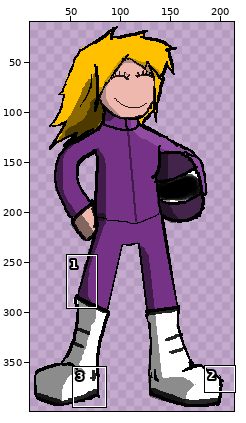
Sprite sheet -- Assets/Artwork/GraceV3.png. Above, an overview of the earlier version with the close-up marked.
Close-up. As it was:
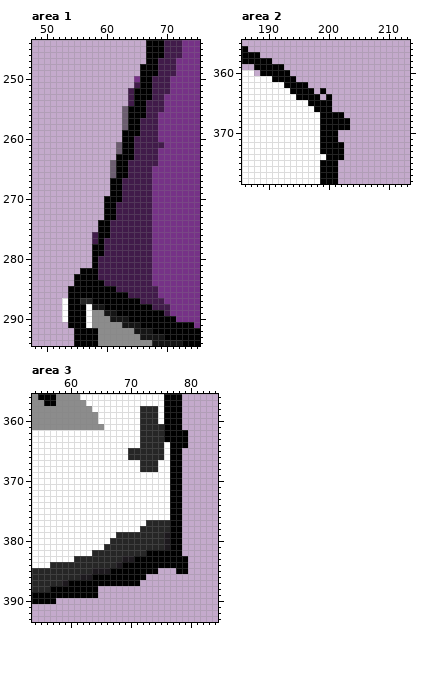
The file is 800x600 pixels. Colours within 5 levels of each other are drawn and written as one. Shown: area 1: x 48..75, y 244..294; area 2: x 186..213, y 355..378; area 3: x 54..84, y 356..393. The old version is drawn lined up with the new one, on the new canvas. The wide view leaves out empty margins. The commit also changed other parts of the picture, which this record leaves out.
The result:
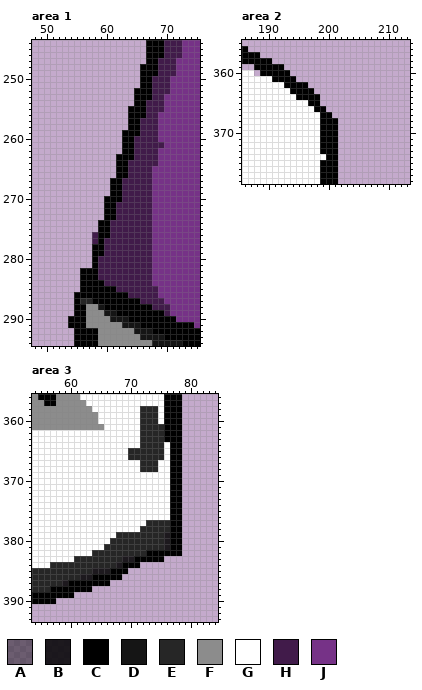
Palette (. is transparent): A #00000073  B #000000d9  C #000000  D #151515  E #262626  F #8c8c8c  G #ffffff  H #411b4a  J #763287
Changes in this commit:
canvas 800x600 -> 217x401, the old top-left corner now at -501,-199 (the part of the old canvas that was cut away was empty and is not shown)
Area 1:
The author changed colour D to colour F in row 288 at x 58.
The author changed colour G to colour F in rows 288 to 291 at x 57.
Colour A is gone in rows 255 to 258 at x 63; in rows 261 to 262 at x 62; in rows 264 to 266 at x 61.
Colour C is gone in rows 283 to 284 at x 55; in row 285 at x 54 to 55; in rows 286 to 289 at x 54.
Colour G is gone in rows 287 to 290 at x 53.
Colour H is gone in row 251 at x 65; in rows 252 to 254 at x 64.
Colour J is gone in row 250 at x 65.
Area 2:
Colour C is gone in row 363 at x 199; in row 364 at x 200; in row 365 at x 199 to 200; in row 366 at x 200; in row 367 at x 201 to 202; in rows 368 to 369 at x 202 to 203.
Colour C is gone in rows 372 to 374 at x 202.
Area 3:
Colour C is gone in rows 362 to 364 at x 79; in row 383 at x 76 to 79; in row 384 at x 72 to 79; in row 385 at x 70 to 74 and 78 to 79; in row 386 at x 69 to 72; in row 387 at x 67 to 71.
Colour C is gone in row 388 at x 64; in row 389 at x 61 to 64.
Changed places in both close-ups, as pixel boxes (x1, y1, x2, y2):
erased: (110, 76, 140, 178)
changed: (62, 274, 98, 328)
erased: (320, 88, 350, 160)
erased: (182, 430, 188, 448)
erased: (74, 556, 188, 598)
